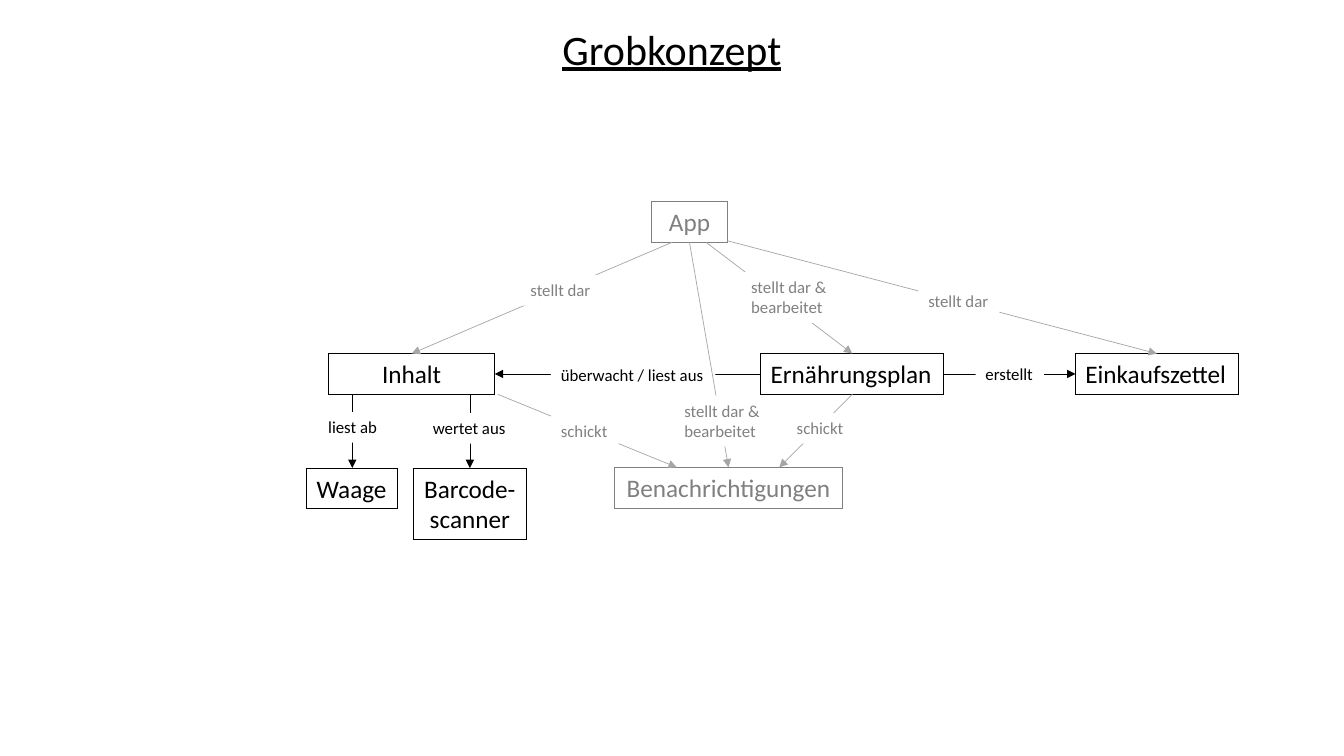
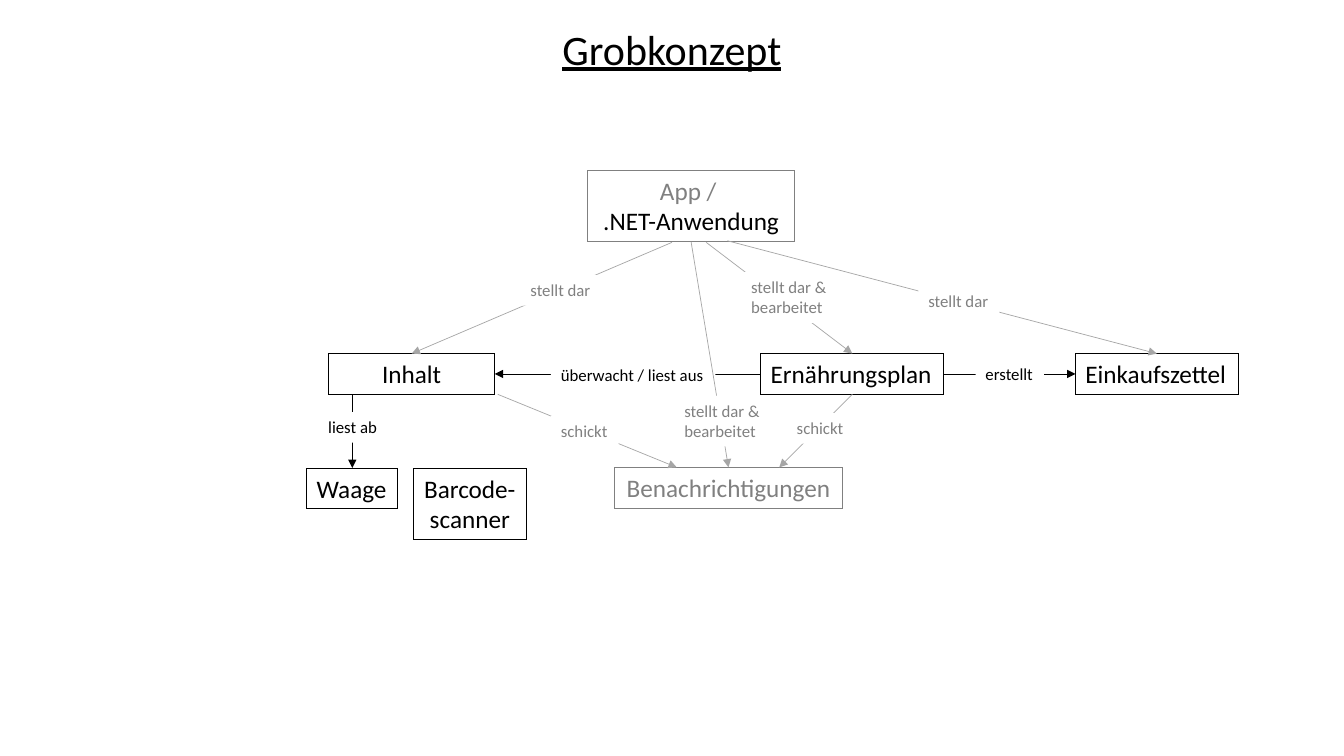
Before and after one commit to juliusbaechle/Smart-ReFITgerator, a slide deck: slide 1 of Dokumentation/grobkonzept.pptx. Drawn at 1344x756 pixels with LibreOffice and Linux fonts; fonts in the diff are those of the drawing. Boxes give left, top, right and bottom in pixels: in the first picture for what was removed or moved away, otherwise in the second. Text is boxed around its words. In the diff, an @@ line names an element or a change of style, - is before the commit and + after.

```diff
--- a/Dokumentation/grobkonzept.pptx
+++ b/Dokumentation/grobkonzept.pptx
@@ rectangle "App /": place and size @@
-rectangle "App /" at <box>652,202,728,242</box>
+rectangle "App /" at <box>588,170,795,242</box>
@@ text in rectangle at <box>603,184,779,235</box>: text changed; text colour #808080 to #000000 @@
-App
+App /
+.NET-Anwendung
@@ arrow removed from (470, 394) to (470, 468) @@
@@ text removed at <box>433,423,505,434</box> @@
-wertet aus
```
Also in this commit, not shown: 1 slide added, 1 slide removed.
